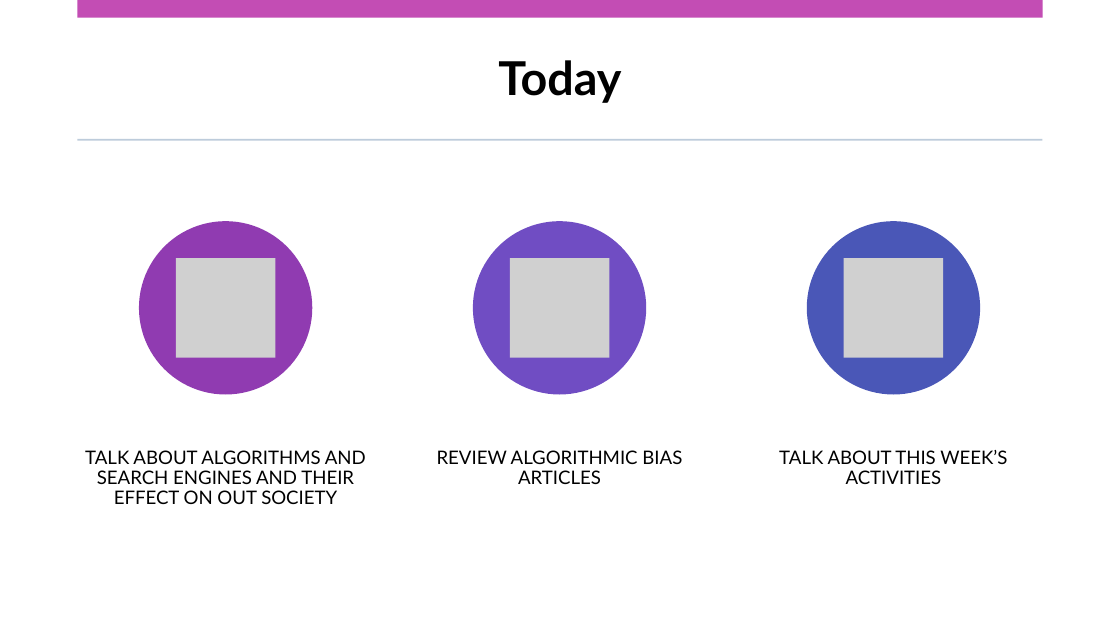
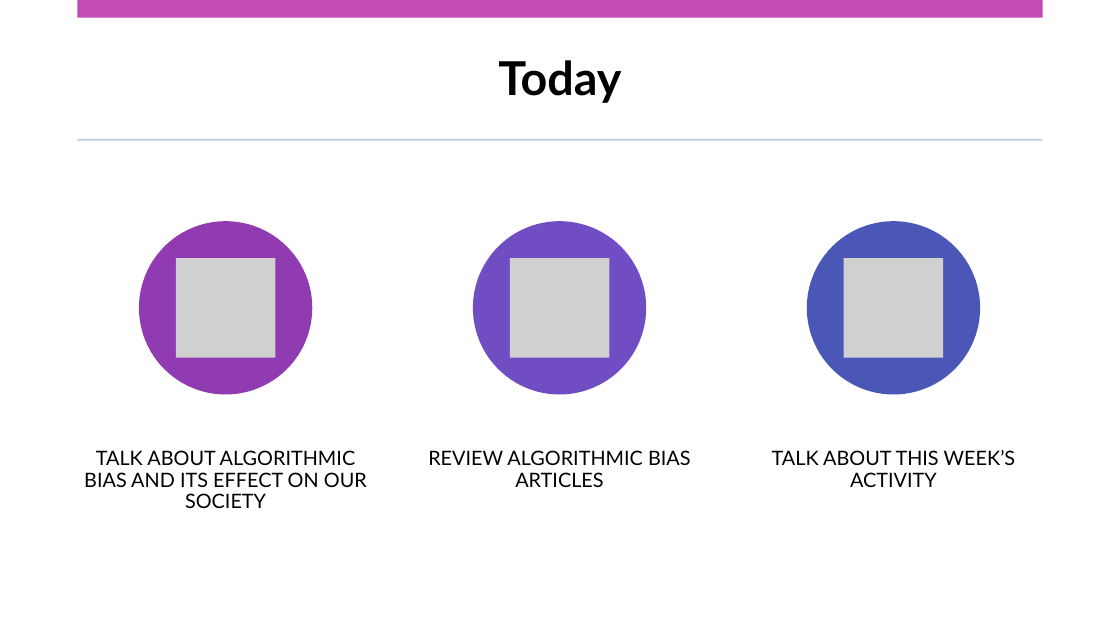
Before and after one commit to StephenCole19/Summer2020, a slide deck: slide 2 of soci2534/midterm/SOCIMidterm.pptx. Drawn at 1120x630 pixels with LibreOffice and Linux fonts; fonts in the diff are those of the drawing; grey boxes stand for pictures. Boxes give left, top, right and bottom in pixels: in the first picture for what was removed or moved away, otherwise in the second. Text is boxed around its words. In the diff, an @@ line names an element or a change of style, - is before the commit and + after.

```diff
--- a/soci2534/midterm/SOCIMidterm.pptx
+++ b/soci2534/midterm/SOCIMidterm.pptx
@@ text "REVIEW ALGORITHMIC BIAS ARTICLES" at (428, 450, 691, 487): size 16 to 17 pt @@
@@ text at (84, 450, 367, 508): text changed; size 16 to 17 pt @@
-TALK ABOUT ALGORITHMS AND SEARCH ENGINES AND THEIR EFFECT ON OUT SOCIETY
+TALK ABOUT ALGORITHMIC BIAS AND ITS EFFECT ON OUR SOCIETY
@@ text at (772, 450, 1016, 487): text changed; size 16 to 17 pt @@
-TALK ABOUT THIS WEEK’S ACTIVITIES
+TALK ABOUT THIS WEEK’S ACTIVITY
```
Also in this commit, not shown: 3 other slides changed, 7 slides added, 9 slides removed, 16 other files.
